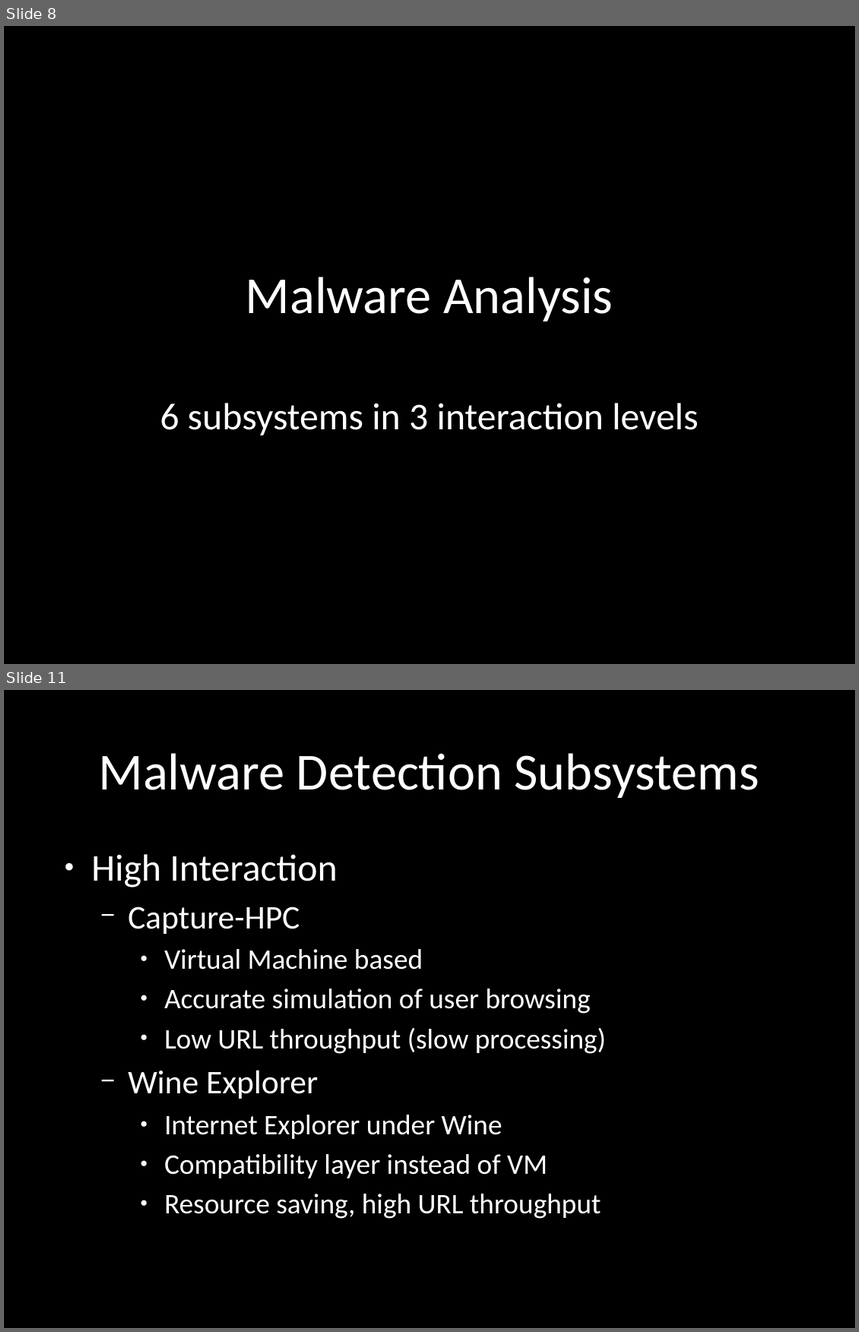
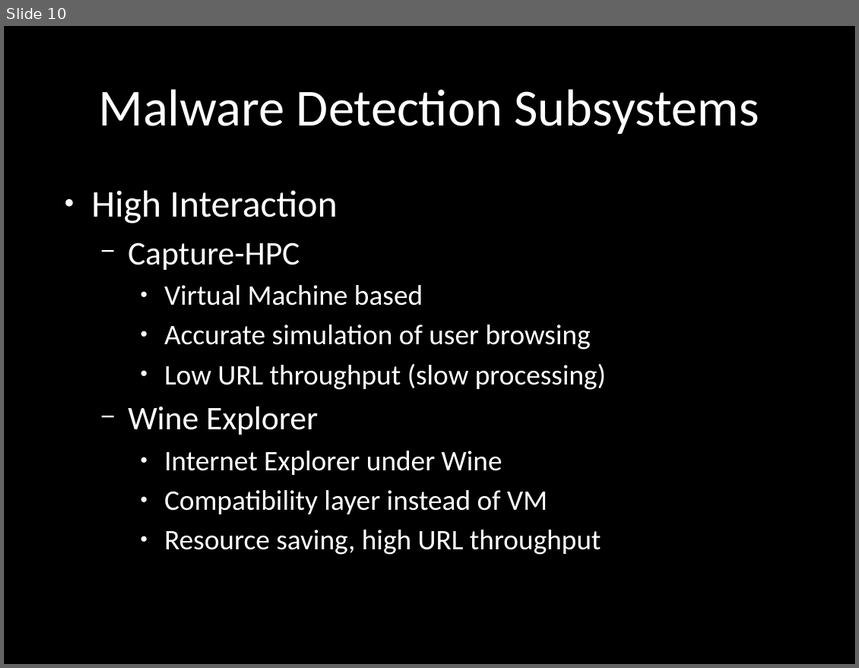
Before and after one commit to chrissorchard/malucrawl, a slide deck: doc/pres3/wk12-progress.pptx. Shown one above the other, each under a label of ours: slides 8 and 11 before the commit, slide 10 after it; the slides between them are not shown. The pictures are 859x1332 and 859x668 pixels, drawn with LibreOffice and Linux fonts; fonts in the diff are those of the drawing; background and template pictures are left out. Boxes give left, top, right and bottom in pixels: in the first picture for what was removed or moved away, otherwise in the second. Text is boxed around its words. In the diff, an @@ line names an element or a change of style, - is before the commit and + after.

```diff
--- a/doc/pres3/wk12-progress.pptx
+++ b/doc/pres3/wk12-progress.pptx
@@ slide 8 removed at [4,26,855,664], background picture (left out) @@
@@ title removed at [246,277,614,322] @@
-Malware Analysis
@@ subtitle removed at [160,403,699,436] @@
-6 subsystems in 3 interaction levels
@@ what was slide 11 is now slide 10 @@
```
Also in this commit, not shown: 6 slides changed, 6 slides added, 3 other slides removed.
